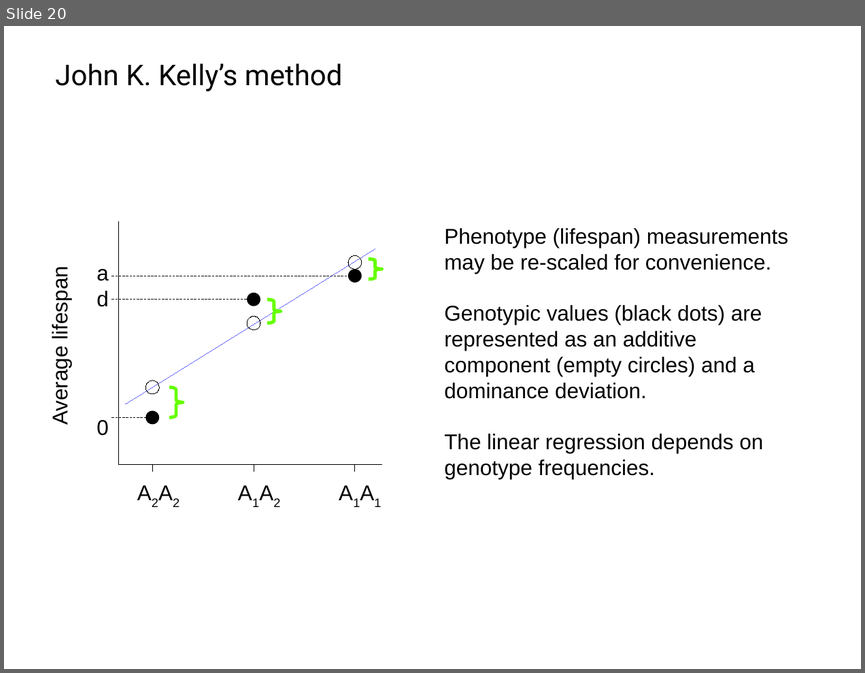
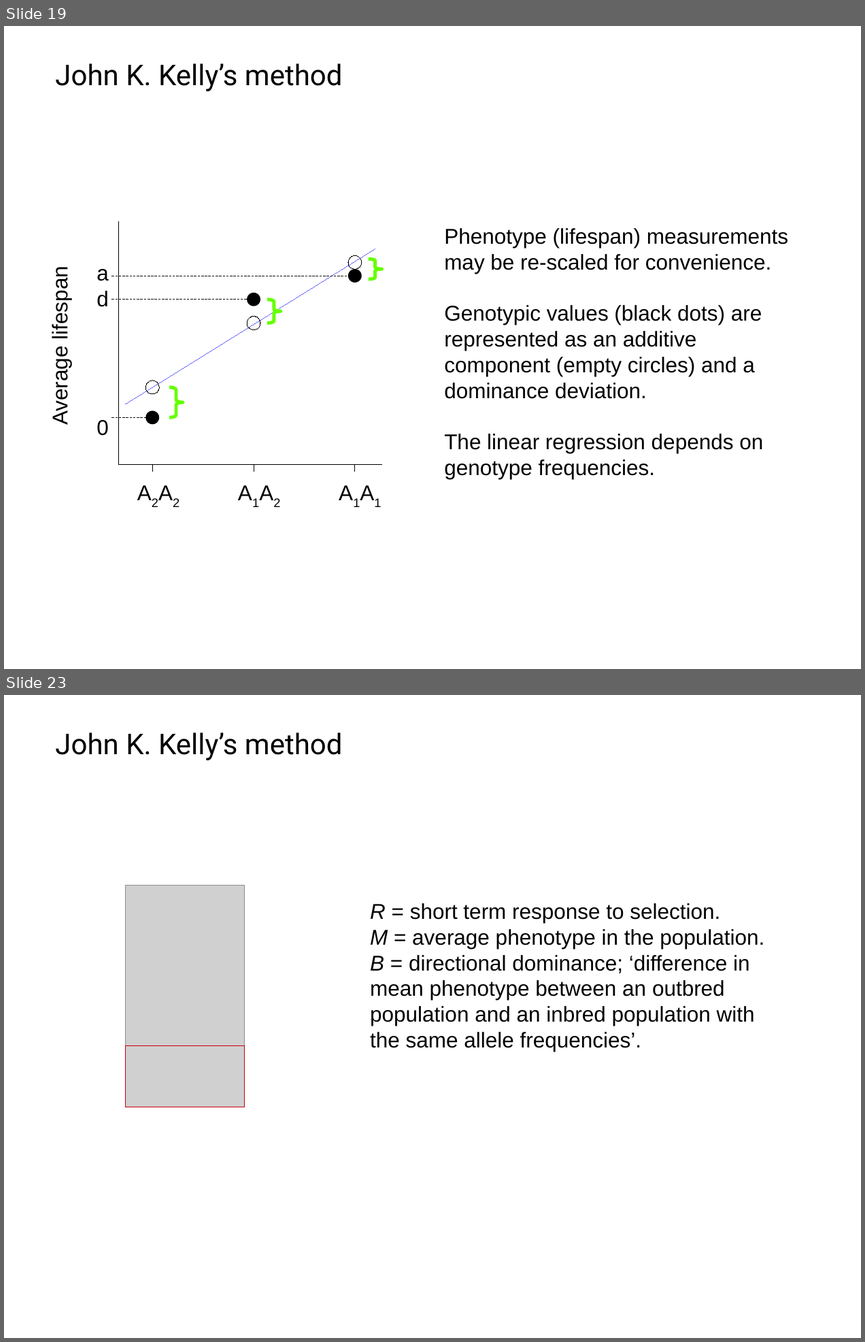
Before and after one commit to IgnasiLucas/UX, a slide deck: doc/2018_Prague/UX.odp. Shown one above the other, each under a label of ours: slide 20 before the commit, slides 19 and 23 after it; the slides between them are not shown. The pictures are 865x673 and 865x1342 pixels, drawn with LibreOffice and Linux fonts; fonts in the diff are those of the drawing; grey boxes stand for pictures; background and template pictures are left out. Boxes give left, top, right and bottom in pixels: in the first picture for what was removed or moved away, otherwise in the second. Text is boxed around its words. In the diff, an @@ line names an element or a change of style, - is before the commit and + after.

```diff
--- a/doc/2018_Prague/UX.odp
+++ b/doc/2018_Prague/UX.odp
@@ slide 23 added at bbox=[4, 695, 861, 1338], background #FFFFFF @@
@@ text added at bbox=[55, 732, 343, 760], 24 pt, text #000000 @@
+John K. Kelly’s method
@@ picture added at bbox=[126, 885, 245, 1106] @@
@@ text added at bbox=[370, 903, 764, 1051], 18 pt, text #000000 @@
+R = short term response to selection.
+M = average phenotype in the population.
+B = directional dominance; ‘difference in mean phenotype between an outbred population and an inbred population with the same allele frequencies’.
@@ rectangle added at bbox=[126, 1045, 245, 1106], outline #C5000B 0 pt @@
@@ what was slide 20 is now slide 19 @@
```
Also in this commit, not shown: 2 slides changed, 7 other slides added, 1 slide removed.
